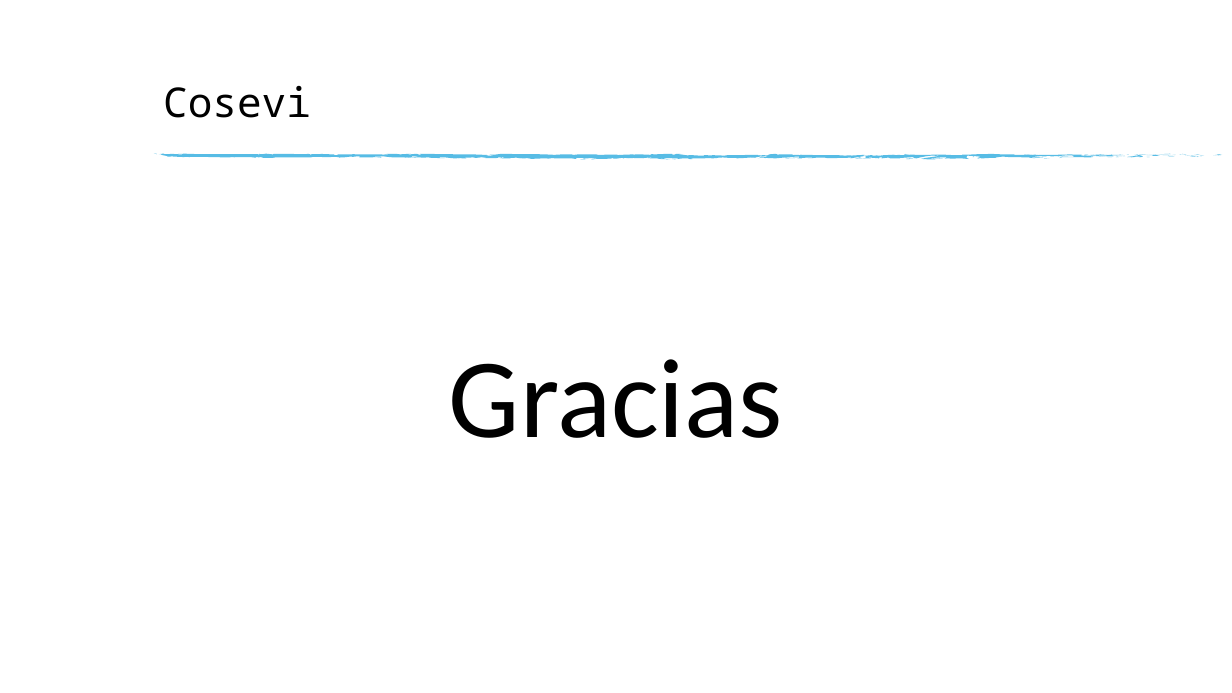
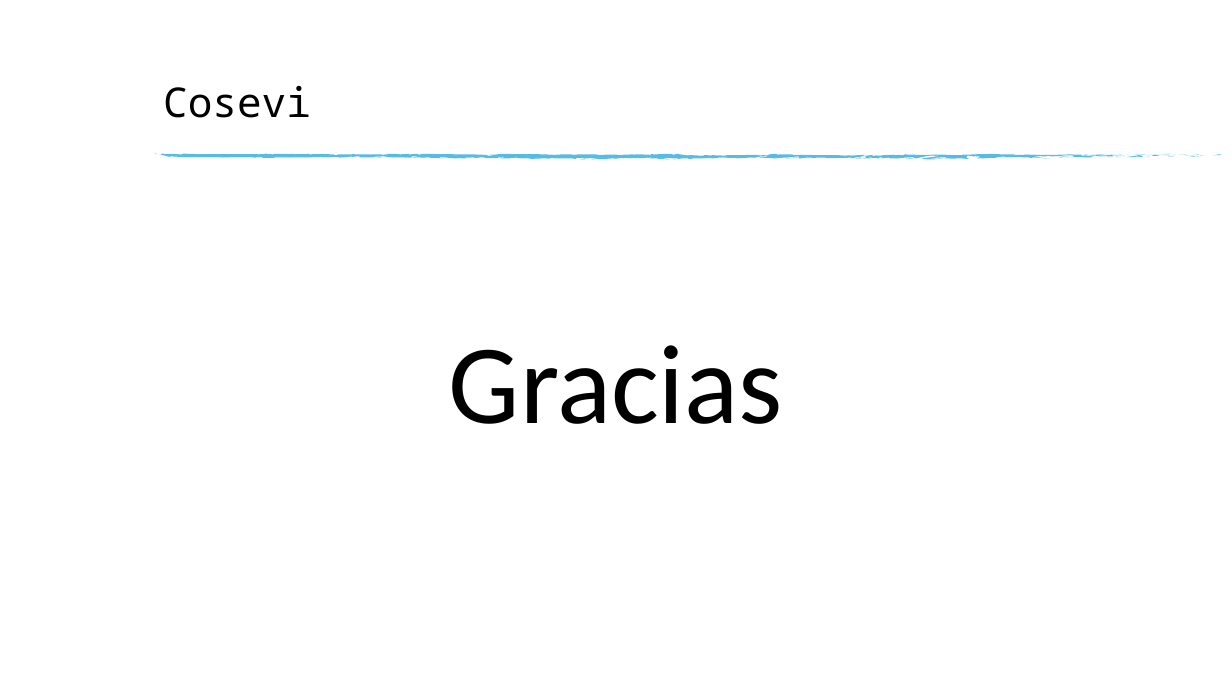
Before and after one commit to andres-elias-vargas-cenfotec/informacion-web-curso, a slide deck: slide 10 of Tarea#1/Tarea#1-Exposición.pptx (slide 9 before the commit). Drawn at 1232x693 pixels with LibreOffice and Linux fonts; fonts in the diff are those of the drawing. Boxes give left, top, right and bottom in pixels: in the first picture for what was removed or moved away, otherwise in the second. Text is boxed around its words. In the diff, an @@ line names an element or a change of style, - is before the commit and + after.

```diff
--- a/Tarea#1/Tarea#1-Exposición.pptx
+++ b/Tarea#1/Tarea#1-Exposición.pptx
@@ text "Gracias": place and size @@
-text "Gracias" at [449,359,783,438]
+text "Gracias" at [449,345,783,424]
```
Also in this commit, not shown: 4 other slides changed, 5 slides added, 4 slides removed, 1 other file.
